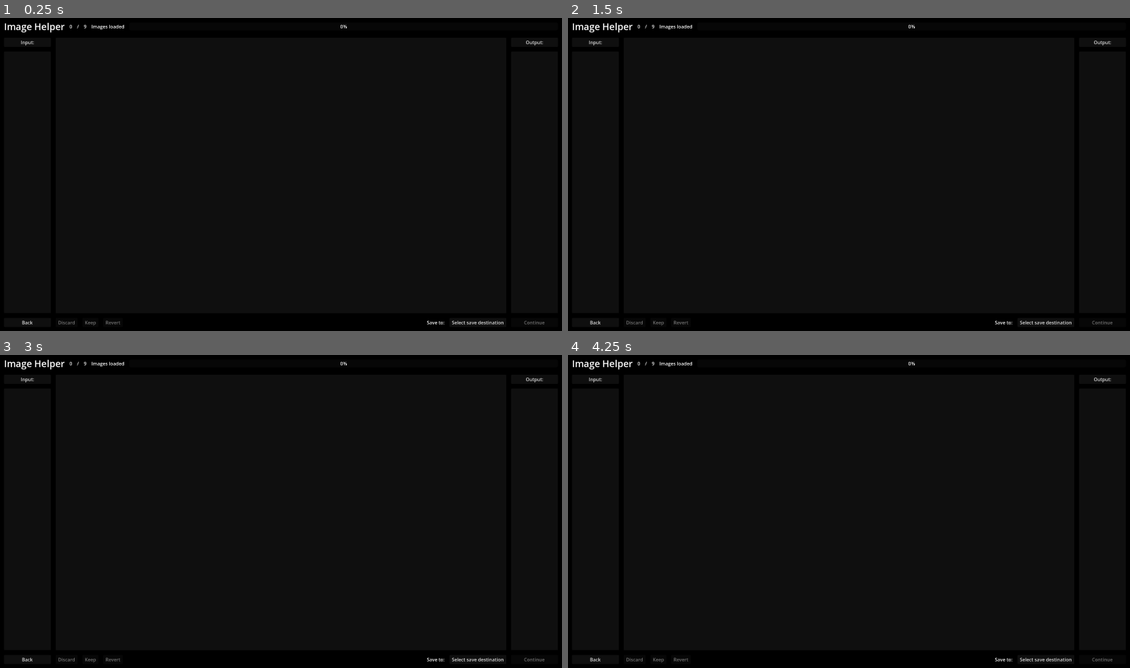
Above: before the commit, frames 1-4 (two rows, left to right).
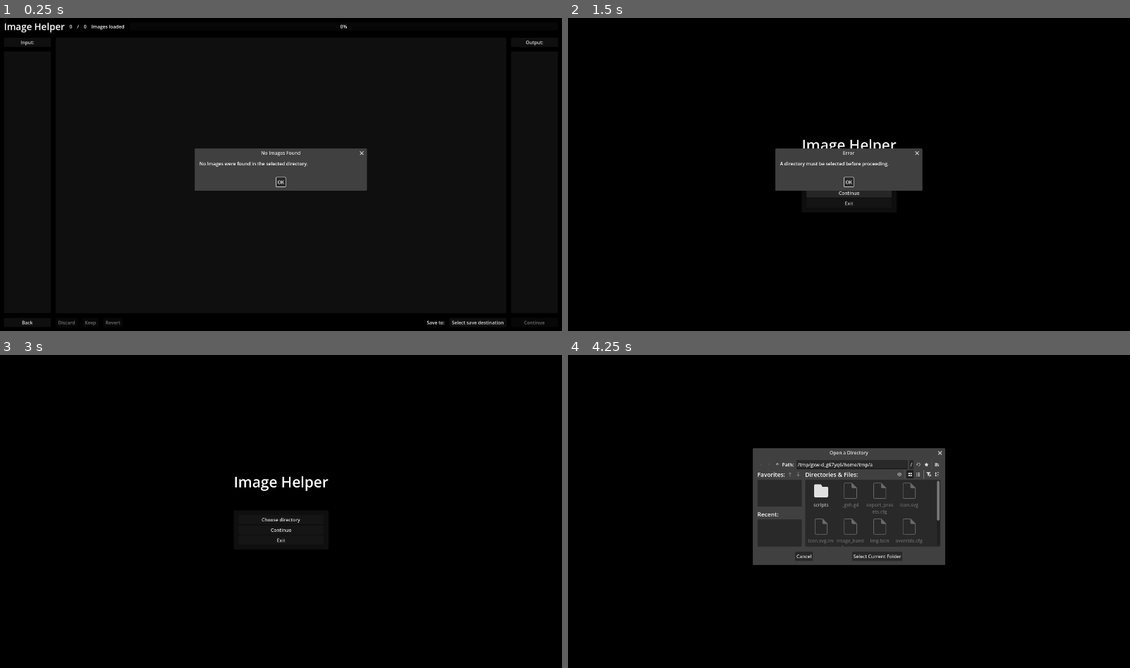
Above: after the commit, the same moments.

Repository: JanWack/PhotoHelperForMyMom
Game: Godot game, scene res://image_handler.tscn
The game is run twice, just before and just after one commit, with the same random seed, the same clock (stepped at 60 frames per second) and the same inputs. This scene is started directly instead of the project's main scene.
Inputs (mouse positions are in pixels of both pictures, inside the frame that each line leads up to):
- Up to frame 1 (0.25 s): no input
- Up to frame 2 (1.5 s): click (849, 180) at 0.5 s, where only the run after the commit has a clickable "OK"; click (849, 193) at 1.25 s, where only the run after the commit has a clickable "Continue"
- Up to frame 3 (3 s): click (281, 530) at 2 s, where only the run after the commit has a clickable "Continue"; click (281, 517) at 2.75 s, where only the run after the commit has a clickable "OK"
- Up to frame 4 (4.25 s): click (849, 520) at 3.5 s, where only the run after the commit has a clickable "Choose directory"

The runs differ from the first frame. In frame 1, 4.1% of the frame differs, in the area x 14-66%, y 2-56%; in frame 2, 4.3%; in frame 3, 0.8%; in frame 4, 13%, in the area x 0-97%, y 1-99%.

Commit message:
Now only checks for image files in setup_progress_bar. Also does not start the parsing process if no images are found.

Diff:
--- a/GodotProject/scripts/image_handler.gd
+++ b/GodotProject/scripts/image_handler.gd
@@ -57,7 +57,8 @@
 
 
 func _exit_tree() -> void:
-	custom_thread.wait_to_finish()
+	if custom_thread.is_started():
+		custom_thread.wait_to_finish()
 
 
 # Called when the node enters the scene tree for the first time.
@@ -81,9 +82,13 @@
 				current_img = img_texture
 	)
 
-	setup_progress_bar()
-
-	custom_thread.parse_images(input_images)
+	var parse: bool = setup_progress_bar()
+	if parse:
+		custom_thread.parse_images(input_images)
+	else:
+		done.title = "No Images Found"
+		done.dialog_text = "No Images were found in the selected directory."
+		done.popup()
 
 
 func out_dir_selected(n: String) -> void:
@@ -98,12 +103,20 @@
 		progress_bar.hide()
 
 
-func setup_progress_bar() -> void:
+func setup_progress_bar() -> bool:
+	var n: int = 0
 	var dir: DirAccess = DirAccess.open(Global.in_dir_name)
 	if dir:
-		var n: int = dir.get_files().size()
-		progress_bar.max_value = n
-		total_images.text = str(n)
+		var image_extensions := ["png", "jpg", "jpeg"]
+		for file: StringName in dir.get_files():
+			if file.get_extension().to_lower() in image_extensions:
+				n += 1
+				progress_bar.max_value = n
+				total_images.text = str(n)
+	if n == 0:
+		return false
+	else:
+		return true
 
 
 func save_images() -> void:
--- a/GodotProject/scripts/img_thread.gd
+++ b/GodotProject/scripts/img_thread.gd
@@ -21,9 +21,10 @@
 func load_images(input_images: VBoxContainer) -> void:
 	var dir: DirAccess = DirAccess.open(Global.in_dir_name)
 	if dir:
+		var image_extensions := ["png", "jpg", "jpeg"]
 		dir.list_dir_begin()
 		for file: StringName in dir.get_files():
-			if file.contains(".jpg") or file.contains(".JPG") or file.contains(".png") or file.contains(".PNG") or file.contains(".jpeg") or file.contains(".JPEG"):
+			if file.get_extension().to_lower() in image_extensions:
 				var img_path: StringName = str(dir.get_current_dir() + "/" + file)
 				var img: Image = Image.new()
 				var texture_rect: CustomTextureRect = img_scene.instantiate()
